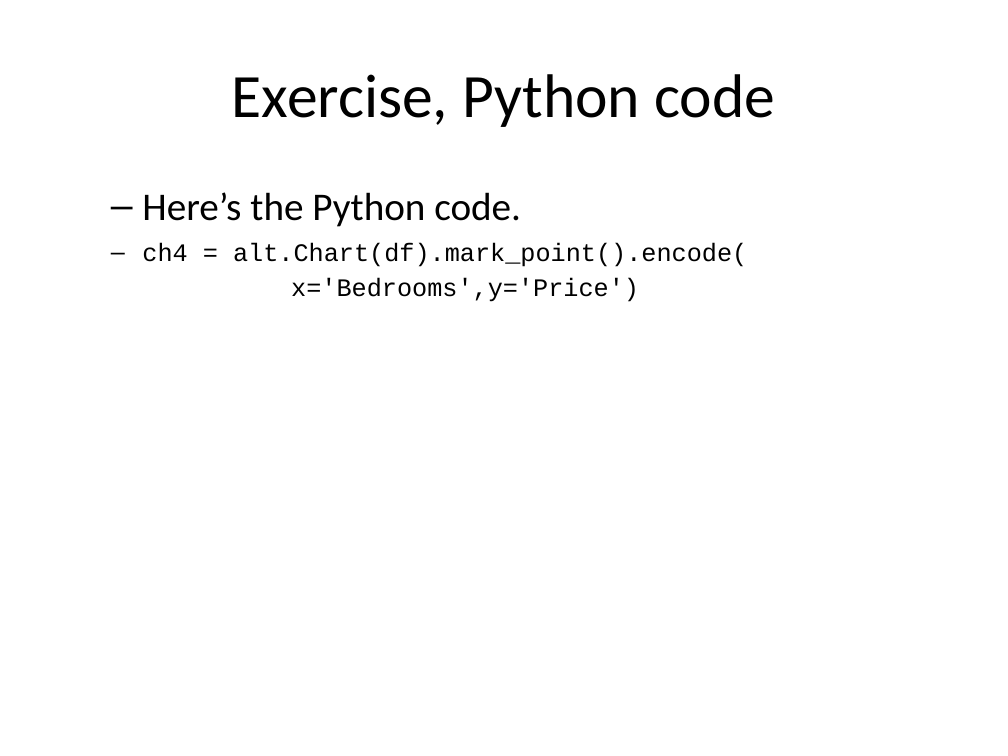
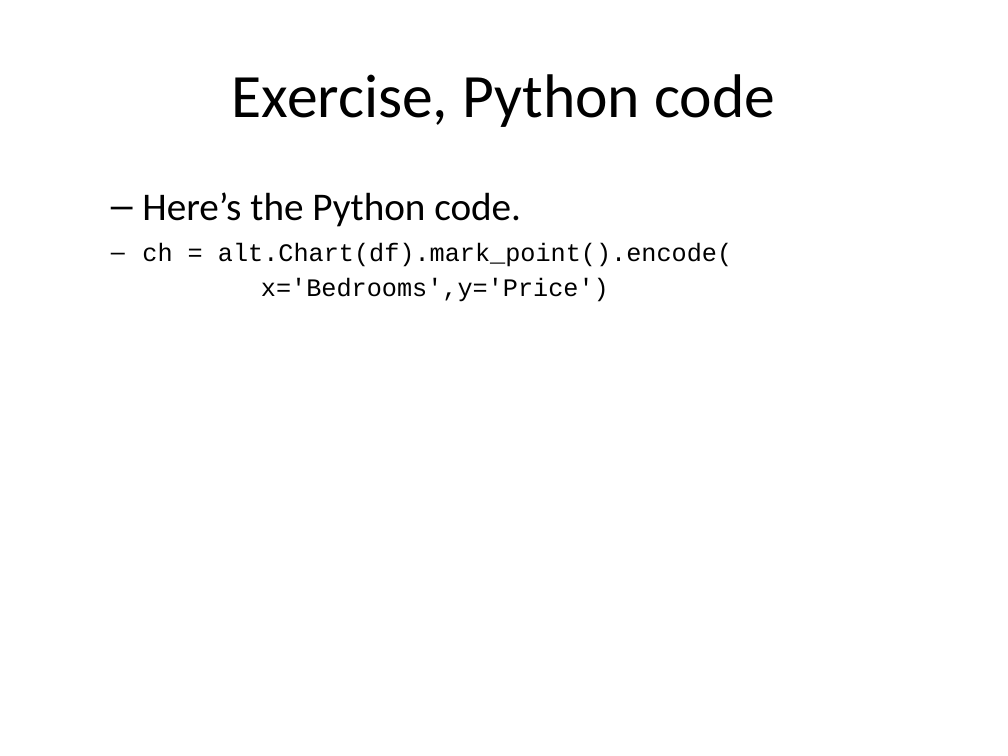
Before and after one commit to pmean/data-visualization, a slide deck: slide 13 of data-viz-01/component/fundamentals.pptx. Drawn at 1008x756 pixels with LibreOffice and Linux fonts; fonts in the diff are those of the drawing. Boxes give left, top, right and bottom in pixels: in the first picture for what was removed or moved away, otherwise in the second. Text is boxed around its words. In the diff, an @@ line names an element or a change of style, - is before the commit and + after.

```diff
--- a/data-viz-01/component/fundamentals.pptx
+++ b/data-viz-01/component/fundamentals.pptx
@@ text at bbox=[142, 243, 732, 302]: text changed @@
-ch4 = alt.Chart(df).mark_point().encode(
-x='Bedrooms',y='Price')
+ch = alt.Chart(df).mark_point().encode(
+x='Bedrooms',y='Price')
```
Also in this commit, not shown: 5 other slides changed, 30 other files.
